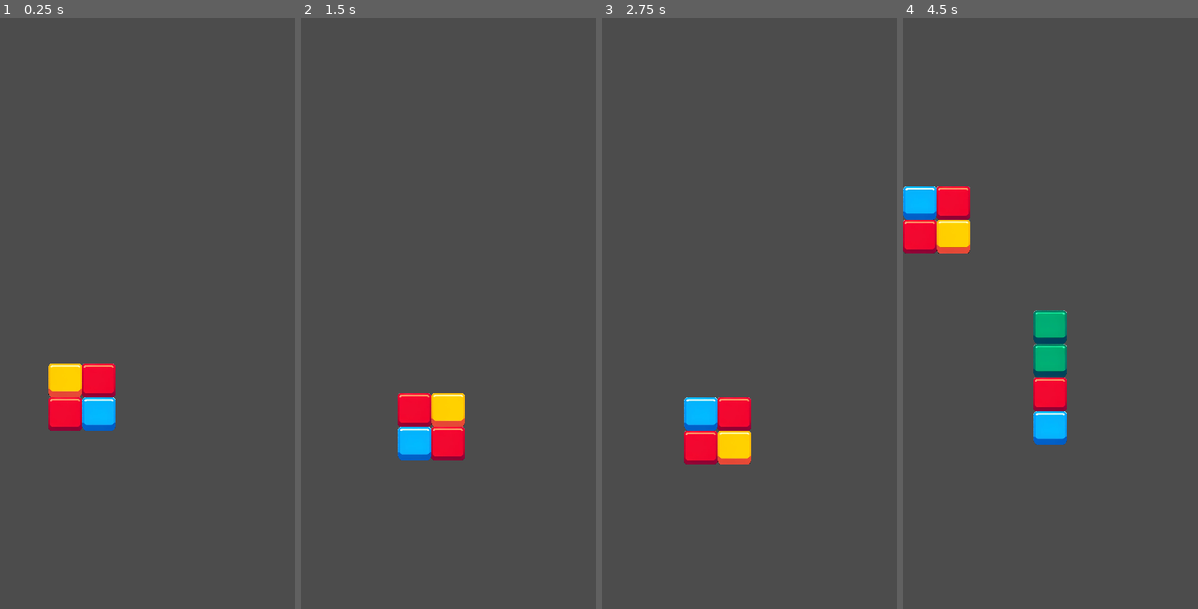
Above: before the commit, frames 1-4 (left to right).
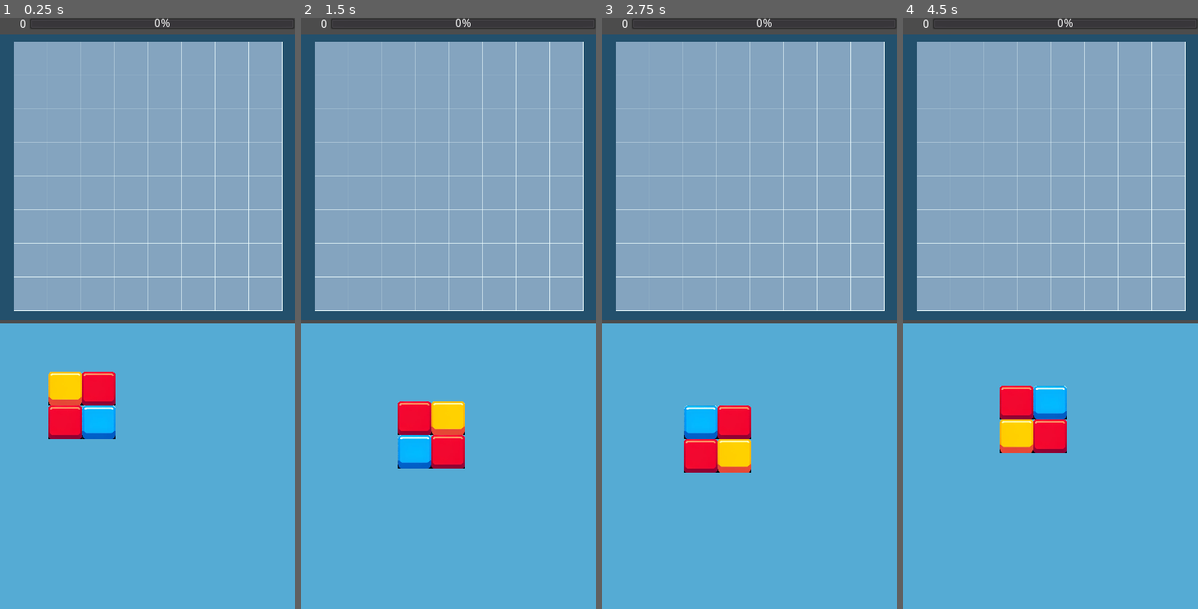
Above: after the commit, the same moments.

Repository: alexkorep-games/transmatrix
Game: Godot game, scene res://scenes/main/main.tscn
Same seed, same stepped clock (60 frames per second), same inputs: the game is played once before the commit and once after it.
Inputs (mouse positions are in pixels of both pictures, inside the frame that each line leads up to):
- Up to frame 1 (0.25 s): no input
- Up to frame 2 (1.5 s): tap Enter at 0.5 s; move the mouse to (513, 283) at 0.52 s; click (513, 283) at 0.67 s; tap Space at 1.25 s; drag from (389, 343) to (433, 431) at 1.27 s
- Up to frame 3 (2.75 s): move the mouse to (779, 183) at 2.02 s; click (779, 183) at 2.17 s
- Up to frame 4 (4.5 s): tap Enter at 2.75 s; drag from (1035, 431) to (962, 224) at 2.77 s; move the mouse to (1139, 402) at 3.52 s; click (1139, 402) at 3.67 s; tap Space at 4.25 s; drag from (962, 224) to (1006, 165) at 4.27 s

The runs differ from the first frame. In frame 1, 96% of the frame differs, in the area x 0-100%, y 0-100%; in frame 2, 96%; in frame 3, 96%; in frame 4, 97%.

Commit message:
Add score counting

Diff:
--- a/src/project.godot
+++ b/src/project.godot
@@ -13,6 +13,10 @@
 config/name="Transmatrix Decoder"
 run/main_scene="res://scenes/main/main.tscn"
 config/icon="res://icon.png"
+
+[autoload]
+
+GameState="*res://scripts/game_state.gd"
 
 [display]
 
--- /dev/null
+++ b/src/scenes/hud/hud.gd
@@ -0,0 +1,9 @@
+extends Control
+
+
+# Called when the node enters the scene tree for the first time.
+func _ready():
+	pass # Replace with function body.
+
+func _process(delta):
+	get_node("%ScoreLabel").text = str(GameState.get_score())
--- /dev/null
+++ b/src/scenes/hud/hud.tscn
@@ -0,0 +1,28 @@
+[gd_scene load_steps=2 format=2]
+
+[ext_resource path="res://scenes/hud/hud.gd" type="Script" id=1]
+
+[node name="HUD" type="Control"]
+margin_right = 360.0
+margin_bottom = 16.0
+rect_min_size = Vector2( 0, 16 )
+script = ExtResource( 1 )
+
+[node name="HBoxContainer" type="HBoxContainer" parent="."]
+anchor_right = 1.0
+anchor_bottom = 1.0
+
+[node name="ScoreLabel" type="Label" parent="HBoxContainer"]
+unique_name_in_owner = true
+margin_top = 1.0
+margin_right = 32.0
+margin_bottom = 15.0
+rect_min_size = Vector2( 32, 0 )
+text = "0"
+align = 2
+
+[node name="ProgressBar" type="ProgressBar" parent="HBoxContainer"]
+margin_left = 36.0
+margin_right = 360.0
+margin_bottom = 14.0
+size_flags_horizontal = 3
--- a/src/scenes/main/field_tile_map.gd
+++ b/src/scenes/main/field_tile_map.gd
@@ -4,6 +4,7 @@
 	pass
 
 func remove_groups():
+	var result = []
 	var checked = []
 	var r = get_used_rect()
 	for x in range(r.position.x, r.position.x + r.size.x):
@@ -21,7 +22,12 @@
 			if group.size() >= 4:
 				for cell_pos in group:
 					set_cellv(cell_pos, -1)  # -1 clears the cell
+					result.append({
+						"pos": cell_pos,
+						"tile_id": tile_id
+					})
 			checked += group
+	return result
 
 func get_similar_group(pos, tile_id, group = []):
 	if not is_valid_cell(pos) or pos in group or get_cellv(pos) != tile_id:
--- a/src/scenes/main/main.gd
+++ b/src/scenes/main/main.gd
@@ -21,6 +21,7 @@
 	# Remove all cells with num 4
 	preview_field.clear()
 	var can_be_placed = true
+	var shape_covers_preview = false
 
 	for i in range(len(positions)):
 		var pos = positions[i]
@@ -32,6 +33,8 @@
 		if cell_pos.x < 0 or cell_pos.x >= field_size.x or cell_pos.y < 0 or cell_pos.y >= field_size.y:
 			can_be_placed = false
 			continue
+		shape_covers_preview = true
+		preview_field.set_cellv(cell_pos, tile_id)
 
 		var field_tile = field.get_cellv(cell_pos)
 		# Check if field_tile == -1, to find out if the shape can be placed
@@ -39,9 +42,9 @@
 			# The field cell is already occupied
 			can_be_placed = false
 			continue
-		preview_field.set_cellv(cell_pos, tile_id)
 
 	get_node("%CurrentShape").can_be_placed = can_be_placed
+	get_node("%CurrentShape").visible = not shape_covers_preview
 
 
 func _on_CurrentShape_place(block_positions, tile_ids):
@@ -53,12 +56,17 @@
 		var local_pos = field.to_local(pos)
 		var cell_pos = field.world_to_map(local_pos)
 		field.set_cellv(cell_pos, tile_id)
-	field.remove_groups()
+	var removed_blocks = field.remove_groups()
+	var score = len(removed_blocks)
+	GameState.increase_score(score)
+
 	var preview_field = get_node("%PreviewTileMap")
 	preview_field.clear()
 	randomize_shape()
+	get_node("%CurrentShape").visible = true
 
 
 func _on_CurrentShape_drag_release():
 	var preview_field = get_node("%PreviewTileMap")
 	preview_field.clear()
+	get_node("%CurrentShape").visible = true
--- a/src/scenes/main/main.tscn
+++ b/src/scenes/main/main.tscn
@@ -1,10 +1,11 @@
-[gd_scene load_steps=7 format=2]
+[gd_scene load_steps=8 format=2]
 
 [ext_resource path="res://resources/blocks_tileset.tres" type="TileSet" id=1]
 [ext_resource path="res://scenes/current_shape/current_shape.tscn" type="PackedScene" id=2]
 [ext_resource path="res://assets/grid/grid01.png" type="Texture" id=3]
 [ext_resource path="res://scenes/main/main.gd" type="Script" id=4]
 [ext_resource path="res://scenes/main/field_tile_map.gd" type="Script" id=5]
+[ext_resource path="res://scenes/hud/hud.tscn" type="PackedScene" id=6]
 
 [sub_resource type="TileSet" id=1]
 0/name = "grid01.png 0"
@@ -77,6 +78,20 @@
 4/shape_one_way_margin = 0.0
 4/shapes = [  ]
 4/z_index = 0
+5/name = "grid01.png 5"
+5/texture = ExtResource( 3 )
+5/tex_offset = Vector2( 0, 0 )
+5/modulate = Color( 1, 1, 1, 1 )
+5/region = Rect2( 640, 0, 128, 128 )
+5/tile_mode = 0
+5/occluder_offset = Vector2( 0, 0 )
+5/navigation_offset = Vector2( 0, 0 )
+5/shape_offset = Vector2( 0, 0 )
+5/shape_transform = Transform2D( 1, 0, 0, 1, 0, 0 )
+5/shape_one_way = false
+5/shape_one_way_margin = 0.0
+5/shapes = [  ]
+5/z_index = 0
 
 [node name="Main" type="Control"]
 anchor_right = 1.0
@@ -87,13 +102,32 @@
 anchor_right = 1.0
 anchor_bottom = 1.0
 
+[node name="HUD" parent="VBoxContainer" instance=ExtResource( 6 )]
+
 [node name="Field" type="Control" parent="VBoxContainer"]
+margin_top = 20.0
 margin_right = 360.0
-margin_bottom = 358.0
+margin_bottom = 368.0
 size_flags_horizontal = 3
 size_flags_vertical = 3
 
-[node name="FieldTileMap" type="TileMap" parent="VBoxContainer/Field"]
+[node name="ColorRect" type="ColorRect" parent="VBoxContainer/Field"]
+anchor_right = 1.0
+anchor_bottom = 1.0
+color = Color( 0.137255, 0.313726, 0.423529, 1 )
+
+[node name="TileMaps" type="Node2D" parent="VBoxContainer/Field"]
+position = Vector2( 17, 9 )
+
+[node name="BackgroundTileMap" type="TileMap" parent="VBoxContainer/Field/TileMaps"]
+scale = Vector2( 0.32, 0.32 )
+tile_set = SubResource( 1 )
+cell_size = Vector2( 128, 128 )
+format = 1
+tile_data = PoolIntArray( 0, 5, 0, 1, 5, 0, 2, 5, 0, 3, 5, 0, 4, 5, 0, 5, 5, 0, 6, 5, 0, 7, 5, 0, 65536, 5, 0, 65537, 5, 0, 65538, 5, 0, 65539, 5, 0, 65540, 5, 0, 65541, 5, 0, 65542, 5, 0, 65543, 5, 0, 131072, 5, 0, 131073, 5, 0, 131074, 5, 0, 131075, 5, 0, 131076, 5, 0, 131077, 5, 0, 131078, 5, 0, 131079, 5, 0, 196608, 5, 0, 196609, 5, 0, 196610, 5, 0, 196611, 5, 0, 196612, 5, 0, 196613, 5, 0, 196614, 5, 0, 196615, 5, 0, 262144, 5, 0, 262145, 5, 0, 262146, 5, 0, 262147, 5, 0, 262148, 5, 0, 262149, 5, 0, 262150, 5, 0, 262151, 5, 0, 327680, 5, 0, 327681, 5, 0, 327682, 5, 0, 327683, 5, 0, 327684, 5, 0, 327685, 5, 0, 327686, 5, 0, 327687, 5, 0, 393216, 5, 0, 393217, 5, 0, 393218, 5, 0, 393219, 5, 0, 393220, 5, 0, 393221, 5, 0, 393222, 5, 0, 393223, 5, 0, 458752, 5, 0, 458753, 5, 0, 458754, 5, 0, 458755, 5, 0, 458756, 5, 0, 458757, 5, 0, 458758, 5, 0, 458759, 5, 0 )
+script = ExtResource( 5 )
+
+[node name="FieldTileMap" type="TileMap" parent="VBoxContainer/Field/TileMaps"]
 unique_name_in_owner = true
 scale = Vector2( 0.32, 0.32 )
 tile_set = SubResource( 1 )
@@ -101,21 +135,26 @@
 format = 1
 script = ExtResource( 5 )
 
-[node name="PreviewTileMap" type="TileMap" parent="VBoxContainer/Field"]
+[node name="PreviewTileMap" type="TileMap" parent="VBoxContainer/Field/TileMaps"]
 unique_name_in_owner = true
-modulate = Color( 1, 1, 1, 0.466667 )
+modulate = Color( 1, 1, 1, 0.498039 )
 scale = Vector2( 0.32, 0.32 )
 tile_set = SubResource( 1 )
 cell_size = Vector2( 128, 128 )
 format = 1
 
 [node name="ShapesSource" type="Control" parent="VBoxContainer"]
-margin_top = 362.0
+margin_top = 372.0
 margin_right = 360.0
 margin_bottom = 720.0
 size_flags_horizontal = 3
 size_flags_vertical = 3
 
+[node name="ColorRect" type="ColorRect" parent="VBoxContainer/ShapesSource"]
+anchor_right = 1.0
+anchor_bottom = 1.0
+color = Color( 0.333333, 0.670588, 0.831373, 1 )
+
 [node name="CurrentShape" parent="VBoxContainer/ShapesSource" instance=ExtResource( 2 )]
 
 [node name="Shapes" type="Node" parent="."]
--- /dev/null
+++ b/src/scripts/game_state.gd
@@ -0,0 +1,12 @@
+extends Node
+
+var score := 0
+
+func set_score(new_score):
+	score = new_score
+
+func increase_score(val):
+	score += val
+
+func get_score():
+	return score
Binary file changed: src/assets/grid/grid01.png
